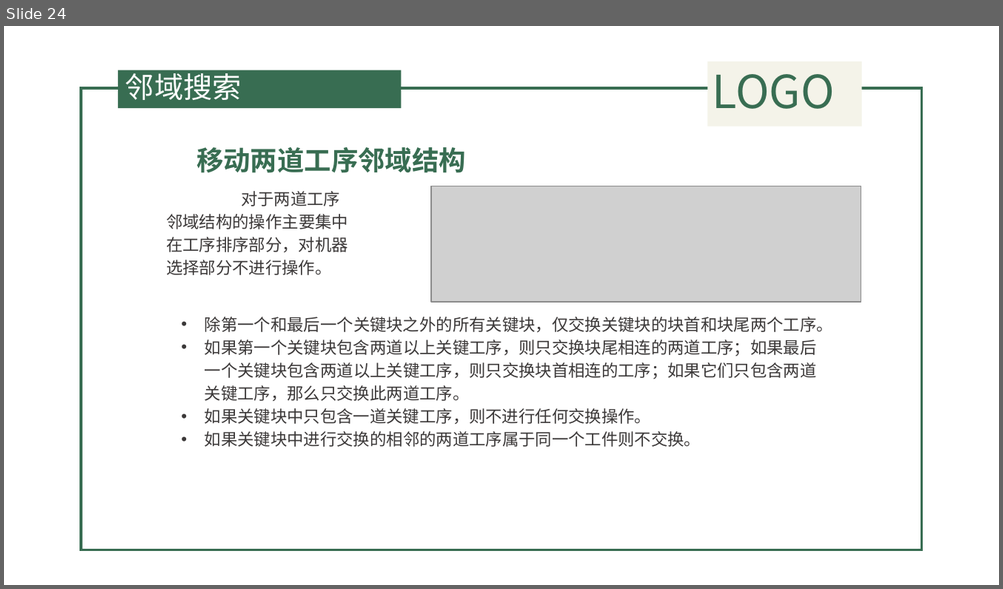
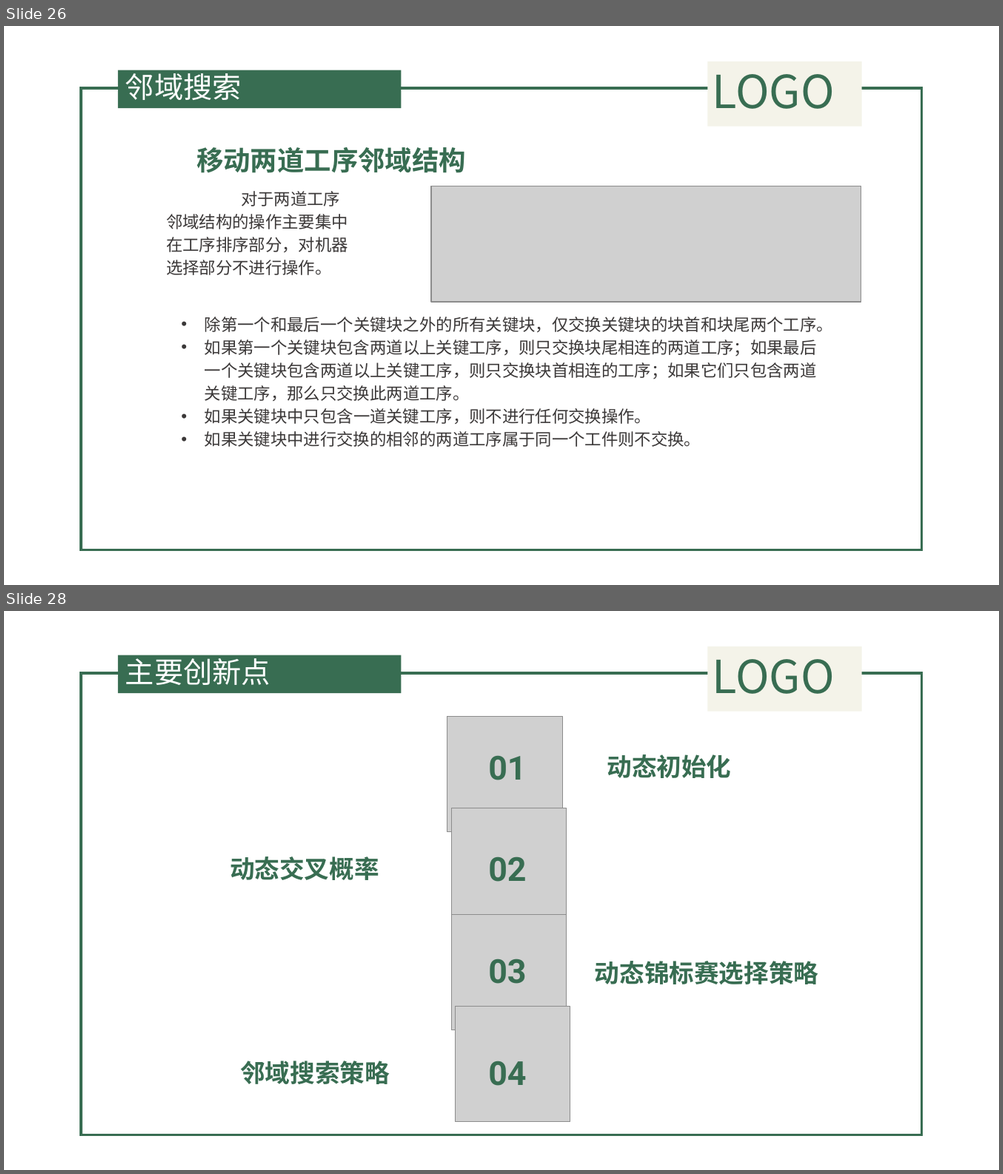
Before and after one commit to QuanQuan6/copy2, a slide deck: 遗传算法.pptx. Shown one above the other, each under a label of ours: slide 24 before the commit, slides 26 and 28 after it; the slides between them are not shown. The pictures are 1003x589 and 1003x1174 pixels, drawn with LibreOffice and Linux fonts; fonts in the diff are those of the drawing; grey boxes stand for pictures; background and template pictures are left out. Boxes give left, top, right and bottom in pixels: in the first picture for what was removed or moved away, otherwise in the second. Text is boxed around its words. In the diff, an @@ line names an element or a change of style, - is before the commit and + after.

```diff
--- a/遗传算法.pptx
+++ b/遗传算法.pptx
@@ slide 28 added at box(4, 611, 999, 1170), background picture (left out); not listed: 4 template elements that a slide beside it also shows @@
@@ title added at box(125, 653, 270, 685), 28 pt, text #FFFFFF @@
+主要创新点
@@ picture added at box(447, 717, 562, 832) @@
@@ text added at box(488, 756, 526, 780), 32 pt, text #386D52, bold @@
+01
@@ pentagon arrow added at box(578, 752, 768, 782), 24 pt, text #386D52, bold @@
+动态初始化
@@ picture added at box(451, 808, 566, 923) @@
@@ text added at box(230, 857, 379, 880), 24 pt, text #386D52, bold @@
+动态交叉概率
@@ text added at box(488, 857, 526, 882), 32 pt, text #386D52, bold @@
+02
@@ picture added at box(451, 915, 566, 1031) @@
@@ text added at box(488, 959, 526, 984), 32 pt, text #386D52, bold @@
+03
@@ text added at box(595, 961, 818, 985), 24 pt, text #386D52, bold @@
+动态锦标赛选择策略
@@ picture added at box(455, 1007, 569, 1122) @@
@@ text added at box(240, 1061, 390, 1085), 24 pt, text #386D52, bold @@
+邻域搜索策略
@@ text added at box(488, 1062, 526, 1086), 32 pt, text #386D52, bold @@
+04
@@ what was slide 24 is now slide 26 @@
```
Also in this commit, not shown: 4 slides changed, 5 other slides added, 13 slides removed, 3 other files.
